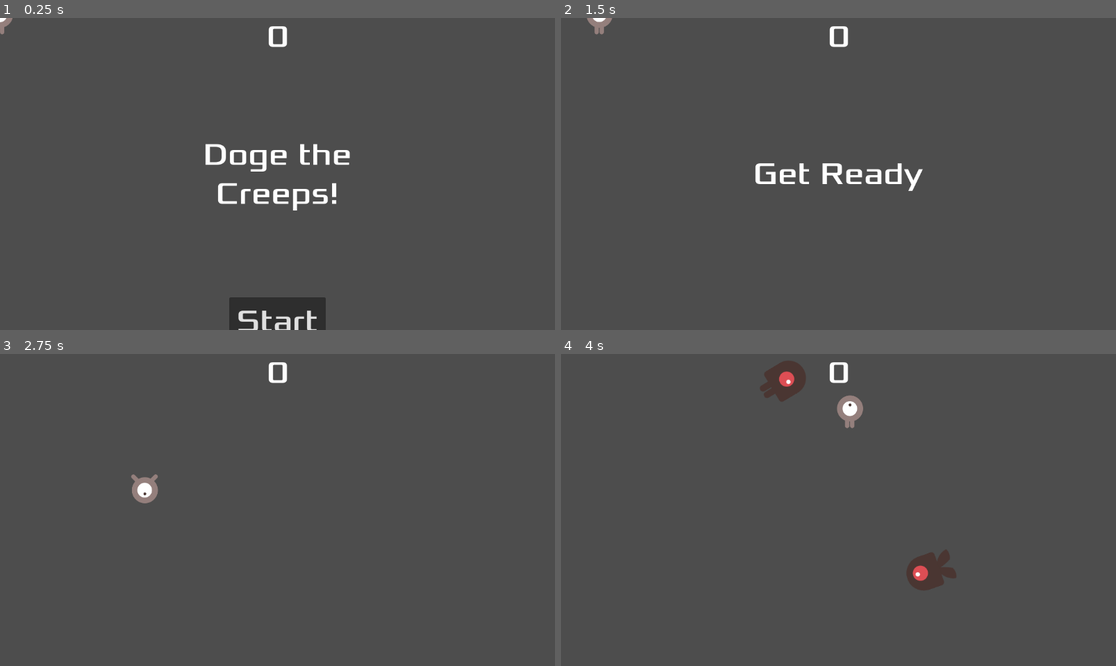
Above: before the commit, frames 1-4 (two rows, left to right).
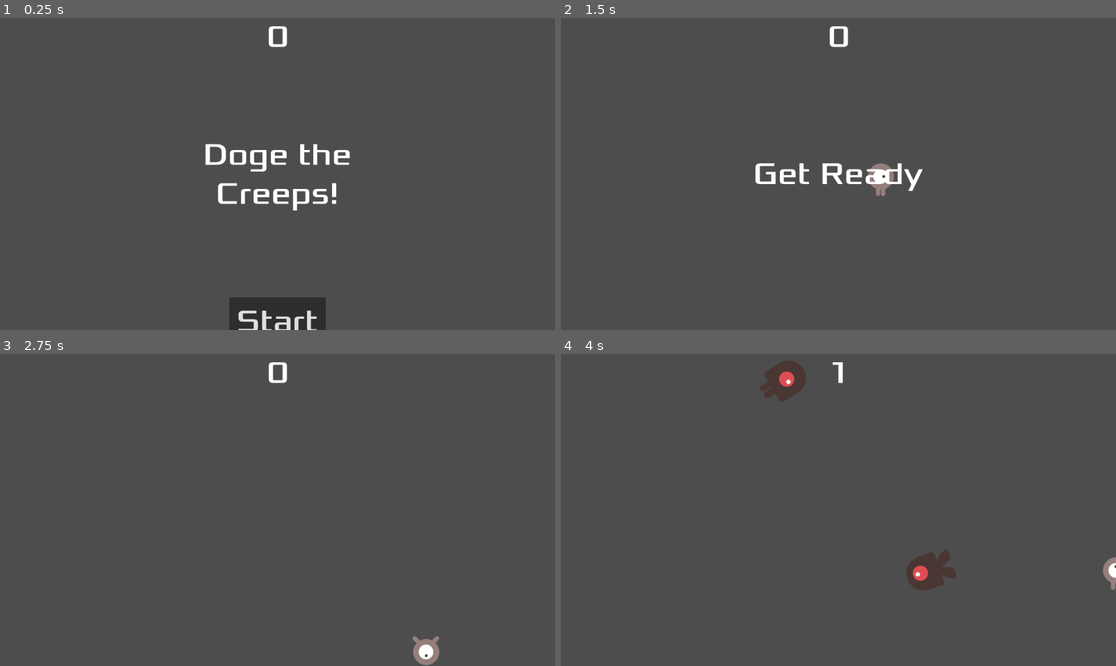
Above: after the commit, the same moments.

Repository: BOYZA408/ProjectMiniLearn2D
Game: Godot game, scene res://main.tscn
Same seed, same stepped clock (60 frames per second), same inputs: the game is played once before the commit and once after it.
Inputs:
- Up to frame 1 (0.25 s): no input
- Up to frame 2 (1.5 s): click "Start" at 0.5 s; tap Enter at 1.25 s; hold Right (move_right) from 1.28 s (still down)
- Up to frame 3 (2.75 s): release Right (move_right) at 2.03 s; hold Down (move_down) from 2.03 s (still down)
- Up to frame 4 (4 s): release Down (move_down) at 2.78 s; hold Right (move_right) 2.78-3.53 s; hold Up (move_up) from 3.53 s (still down)

The runs differ from the first frame. In frame 1, less than 0.1% of the frame differs, in the area x 0-3%, y 0-6%; in frame 2, 0.4%; in frame 3, 0.7%, in the area x 23-80%, y 38-100%; in frame 4, 0.7%.

Commit message:
update

Diff:
--- a/main.gd
+++ b/main.gd
@@ -2,6 +2,7 @@
 
 @export var mob_scene: PackedScene
 var score
+
 # Called when the node enters the scene tree for the first time.
 func _ready() -> void:
 	pass # Replace with function body.
--- a/main.tscn
+++ b/main.tscn
@@ -15,18 +15,19 @@
 script = ExtResource("1_3bc4t")
 mob_scene = ExtResource("2_pot64")
 
+[node name="StartTimer" type="Timer" parent="."]
+wait_time = 2.0
+one_shot = true
+
 [node name="MobTimer" type="Timer" parent="."]
 wait_time = 0.5
 
 [node name="ScoreTimer" type="Timer" parent="."]
 
-[node name="StartTimer" type="Timer" parent="."]
-wait_time = 2.0
-one_shot = true
-
 [node name="Player" parent="." instance=ExtResource("1_he75l")]
 
 [node name="StartPosition" type="Marker2D" parent="."]
+position = Vector2(584, 336)
 
 [node name="MobPath" type="Path2D" parent="."]
 curve = SubResource("Curve2D_ursdn")
@@ -35,7 +36,8 @@
 
 [node name="HUD" parent="." instance=ExtResource("4_uvtsi")]
 
+[connection signal="timeout" from="StartTimer" to="." method="_on_start_timer_timeout"]
 [connection signal="timeout" from="MobTimer" to="." method="_on_mob_timer_timeout"]
-[connection signal="timeout" from="StartTimer" to="." method="_on_start_timer_timeout"]
+[connection signal="timeout" from="ScoreTimer" to="." method="_on_score_timer_timeout"]
 [connection signal="hit" from="Player" to="." method="game_over"]
 [connection signal="start_game" from="HUD" to="." method="new_game"]
--- a/player.gd
+++ b/player.gd
@@ -5,7 +5,7 @@
 signal hit
 # Called when the node enters the scene tree for the first time.
 func _ready() -> void:
-	#hide()
+	hide()
 	pass
 
 
@@ -21,7 +21,7 @@
 		velocity.y += 1
 	if Input.is_action_pressed("move_up"):
 		velocity.y -= 1
-	print('test::',velocity)
+
 	if velocity.length() > 0:
 		velocity = velocity.normalized() * speed
 		$AnimatedSprite2D.play()
@@ -47,13 +47,15 @@
 
 
 func _on_body_entered(body: Node2D) -> void:
-	#hide() # Player disappears after being hit.
-	#hit.emit()
-	## Must be deferred as we can't change physics properties on a physics callback.
-	#$CollisionShape2D.set_deferred("disabled", true)
+	print('_on_body_entered')
+	hide() # Player disappears after being hit.
+	hit.emit()
+	# Must be deferred as we can't change physics properties on a physics callback.
+	$CollisionShape2D.set_deferred("disabled", true)
 	pass
 
 func start(pos):
+	print('start player',pos)
 	position = pos
 	show()
 	$CollisionShape2D.disabled = false
--- a/player.tscn
+++ b/player.tscn
@@ -34,6 +34,7 @@
 [sub_resource type="CapsuleShape2D" id="CapsuleShape2D_ed048"]
 
 [node name="Player" type="Area2D"]
+collision_mask = 0
 script = ExtResource("1_67d4b")
 metadata/_edit_group_ = true
 
@@ -46,3 +47,4 @@
 position = Vector2(0, -1)
 scale = Vector2(2.75, 2.75)
 shape = SubResource("CapsuleShape2D_ed048")
+debug_color = Color(0.772897, 0.44277, 0, 0.42)
--- a/project.godot
+++ b/project.godot
@@ -11,7 +11,7 @@
 [application]
 
 run/main_scene="res://main.tscn"
-config/features=PackedStringArray("4.3")
+config/features=PackedStringArray("4.4")
 
 [input]
 
Not shown, changed: fonts/Xolonium-Regular.ttf.import
Not shown, added: hud.gd.uid
Not shown, added: main.gd.uid
Not shown: 1 places in main.tscn that only renumber resources
Not shown, added: mob.gd.uid
Not shown: 1 places in mob.tscn that only renumber resources
Not shown, added: player.gd.uid
Not shown: 1 places in player.tscn that only renumber resources
